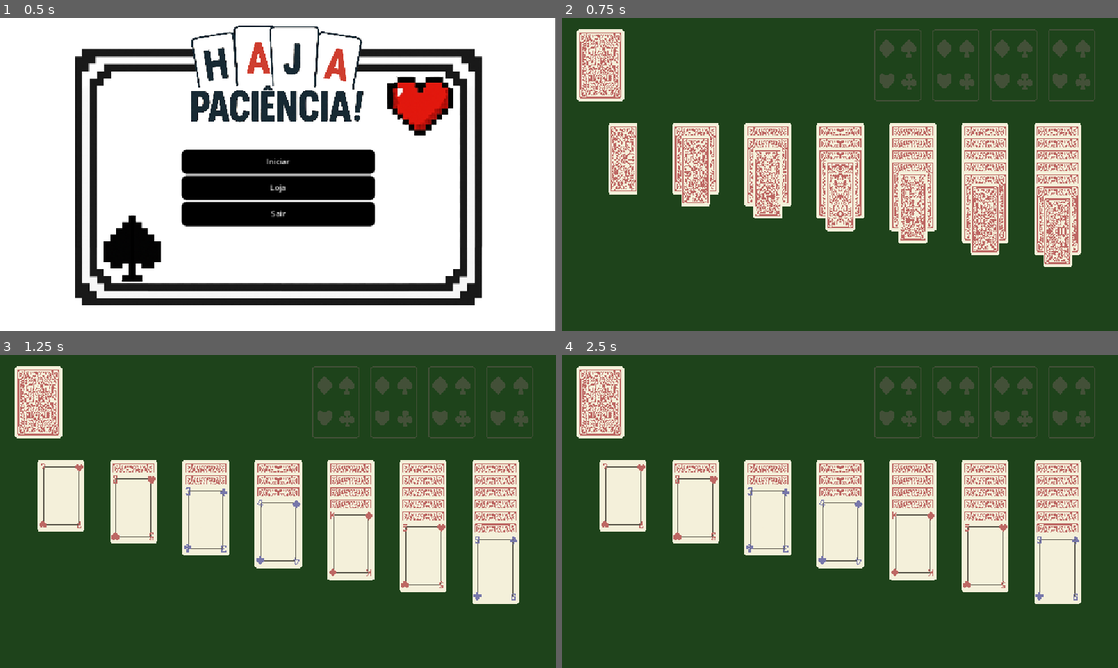
Above: before the commit, frames 1-4 (two rows, left to right).
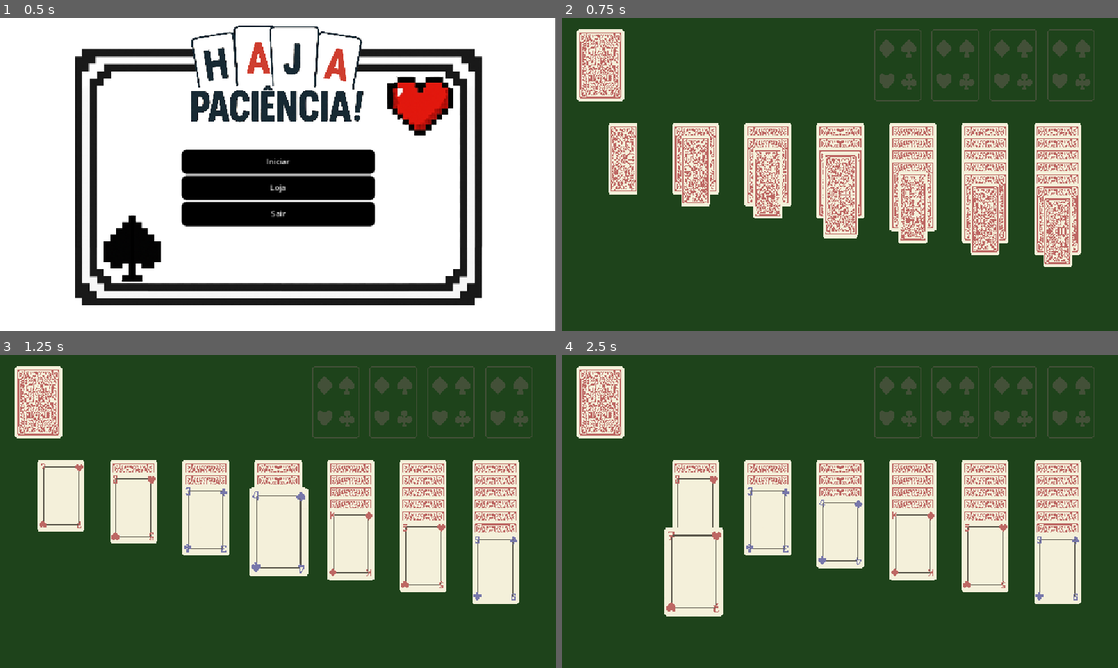
Above: after the commit, the same moments.

Repository: biarog/Paciencia-Maritacas
Game: Godot game, scene res://cenas/menu_inicial.tscn
Same seed, same stepped clock (60 frames per second), same inputs: the game is played once before the commit and once after it.
Inputs (mouse positions are in pixels of both pictures, inside the frame that each line leads up to):
- Up to frame 1 (0.5 s): no input
- Up to frame 2 (0.75 s): click "Iniciar" at 0.5 s
- Up to frame 3 (1.25 s): no input
- Up to frame 4 (2.5 s): tap Enter at 1.25 s; drag from (623, 561) to (695, 495) at 1.27 s; drag from (623, 495) to (695, 561) at 2.02 s

Frame 1 is identical in both runs. In frame 2, 1.4% of the frame differs, in the area x 47-96%, y 3-71%; in frame 3, 1.7%; in frame 4, 5.1%, in the area x 6-96%, y 3-84%.

Commit message:
Reorganização de arquivos e conserto de bugs

Diff:
--- a/cenas/mesa_paciencia.tscn
+++ b/cenas/mesa_paciencia.tscn
@@ -35,6 +35,7 @@
 layout_mode = 0
 offset_right = 1152.0
 offset_bottom = 649.0
+mouse_filter = 2
 color = Color(0.118293, 0.262249, 0.10521, 1)
 
 [node name="Camera2D" type="Camera2D" parent="."]
@@ -221,6 +222,7 @@
 offset_right = 0.255981
 offset_bottom = 0.279984
 pivot_offset = Vector2(237.5, 75)
+mouse_filter = 2
 script = ExtResource("4_c73j8")
 
 [node name="Casas Finais" type="HBoxContainer" parent="Controle Casas"]
@@ -232,10 +234,10 @@
 grow_vertical = 2
 pivot_offset = Vector2(237.5, 75)
 mouse_filter = 2
-theme_override_constants/separation = 120
-
-[node name="VBoxPriCasa" type="VBoxContainer" parent="Controle Casas/Casas Finais"]
-layout_mode = 2
+
+[node name="VBoxPriCasa" type="VBoxContainer" parent="Controle Casas/Casas Finais" groups=["Casas Jogo"]]
+layout_mode = 2
+size_flags_horizontal = 3
 theme_override_constants/separation = -150
 
 [node name="SpriteCasas" type="Sprite2D" parent="Controle Casas/Casas Finais/VBoxPriCasa"]
@@ -243,8 +245,9 @@
 position = Vector2(50, 75)
 texture = ExtResource("3_xq04u")
 
-[node name="VBoxSegCasa" type="VBoxContainer" parent="Controle Casas/Casas Finais"]
-layout_mode = 2
+[node name="VBoxSegCasa" type="VBoxContainer" parent="Controle Casas/Casas Finais" groups=["Casas Jogo"]]
+layout_mode = 2
+size_flags_horizontal = 3
 theme_override_constants/separation = -150
 
 [node name="SpriteCasas" type="Sprite2D" parent="Controle Casas/Casas Finais/VBoxSegCasa"]
@@ -252,8 +255,9 @@
 position = Vector2(50, 75)
 texture = ExtResource("3_xq04u")
 
-[node name="VBoxTerCasa" type="VBoxContainer" parent="Controle Casas/Casas Finais"]
-layout_mode = 2
+[node name="VBoxTerCasa" type="VBoxContainer" parent="Controle Casas/Casas Finais" groups=["Casas Jogo"]]
+layout_mode = 2
+size_flags_horizontal = 3
 theme_override_constants/separation = -150
 
 [node name="SpriteCasas" type="Sprite2D" parent="Controle Casas/Casas Finais/VBoxTerCasa"]
@@ -261,8 +265,9 @@
 position = Vector2(50, 75)
 texture = ExtResource("3_xq04u")
 
-[node name="VBoxQuaCasa" type="VBoxContainer" parent="Controle Casas/Casas Finais"]
-layout_mode = 2
+[node name="VBoxQuaCasa" type="VBoxContainer" parent="Controle Casas/Casas Finais" groups=["Casas Jogo"]]
+layout_mode = 2
+size_flags_horizontal = 3
 theme_override_constants/separation = -150
 
 [node name="SpriteCasas" type="Sprite2D" parent="Controle Casas/Casas Finais/VBoxQuaCasa"]
--- a/scripts/Paciencia/controle_casas.gd
+++ b/scripts/Paciencia/controle_casas.gd
@@ -3,9 +3,8 @@
 var movimento : Movimento_Jogo
 @onready var casas:Array[Node]
 @onready var controle_jogo := $"../Controle Jogo"
-@onready var controle_deck := $"../Controle Deck"
 
-func _ready() -> void:
+func inicia_casas() -> void:
 	casas = get_tree().get_nodes_in_group("Casas Jogo")
 	movimento.soltouCartaCasa.connect(_normalizar_zindex)
 	movimento.soltouCartaCasa.connect(_atualizar_conexoes)
--- a/scripts/Paciencia/controle_deck.gd
+++ b/scripts/Paciencia/controle_deck.gd
@@ -5,12 +5,11 @@
 @onready var deck := $Deck
 @onready var cartas_viradas := $"Cartas Viradas"
 @onready var controle_jogo := $"../Controle Jogo"
-@onready var controle_casas := $"../Controle Casas"
 
 var cartas_guardadas : Array[Carta]
 
 
-func _ready() -> void:
+func inicia_deck() -> void:
 	movimento.soltouCartaDeck.connect(_normalizar_zindex)
 	movimento.moveuCartaDeck.connect(_carta_removida_deck)
 
--- a/scripts/Paciencia/controle_paciencia.gd
+++ b/scripts/Paciencia/controle_paciencia.gd
@@ -1,15 +1,10 @@
 extends Control
 
 var movimento : Movimento_Jogo
-@onready var controle_deck := $"../Controle Deck"
-@onready var controle_casas := $"../Controle Casas"
 
-func _ready():
+func inicia_jogo():
 	await instancia_deck(Deck.cria_deck_desordenado(true))
-	movimento = Movimento_Jogo.novo_movimento_jogo($"../Camada Drag")
-	controle_deck.movimento = movimento
-	controle_casas.movimento = movimento
-	get_parent().add_child.call_deferred(movimento)
+
 	update_pos_containers()
 
 	# Connectando sinais
@@ -41,7 +36,9 @@
 
 # Funções relacionadas ao movimento de cartas
 func on_carta_mouse_entered(carta:Carta):
+	print("entrou")
 	if carta.get_parent() != $"../Camada Drag":
+		print("chamou")
 		movimento.mouse_entrou_carta(carta)
 
 func on_carta_mouse_exited(carta:Carta):
--- a/scripts/Paciencia/mesa_paciencia.gd
+++ b/scripts/Paciencia/mesa_paciencia.gd
@@ -1,4 +1,28 @@
 extends Control
+
+var movimento : Movimento_Jogo
+@onready var controle_deck := $"Controle Deck"
+@onready var controle_casas := $"Controle Casas"
+@onready var controle_jogo := $"Controle Jogo"
+
+var pilha_movimentos : Pilha
+
+func _ready() -> void:
+	# Criar o nó de movimento específico desse jogo
+	movimento = Movimento_Jogo.novo_movimento_jogo($"Camada Drag")
+	self.add_child(movimento)
+	controle_jogo.movimento = movimento
+	controle_deck.movimento = movimento
+	controle_casas.movimento = movimento
+	controle_jogo.inicia_jogo()
+	controle_casas.inicia_casas()
+	controle_deck.inicia_deck()
+
+	movimento.moveuCarta.connect(salvar_movimento)
+
+	pilha_movimentos = Pilha.new()
+
+
 
 func _input(event):
 	if event.is_action_pressed("ui_cancel"):
@@ -6,6 +30,9 @@
 			_unpause_game()
 		else:
 			_pause_game()
+
+
+# Funções relacionadas a pausar
 
 func _pause_game():
 	$MenuPausa.visible = true
@@ -22,7 +49,19 @@
 	_unpause_game()
 	get_tree().change_scene_to_file("res://cenas/menu_inicial.tscn")
 
-
 func _on_recomecar_pressed() -> void:
 	_unpause_game()
 	get_tree().change_scene_to_file("res://cenas/mesa_paciencia.tscn")
+
+
+# Funções relacionadas a pilha de movimentos
+
+func salvar_movimento(carta_movida:Carta, container_og:Control, container_alvo:Control) -> void:
+	var no_novo:No_Pilha = No_Pilha.new(carta_movida, container_og, container_alvo)
+	pilha_movimentos.push(no_novo)
+
+func voltar_movimento() -> void:
+	if pilha_movimentos.is_empty():
+		return
+
+	var movimento:No_Pilha = pilha_movimentos.pop()
--- a/scripts/movimento_jogo.gd
+++ b/scripts/movimento_jogo.gd
@@ -26,9 +26,11 @@
 signal soltouCartasColuna
 signal soltouCartaDeck
 signal soltouCartaCasa
+
 signal moveuCartasColuna
 signal moveuCartaDeck
 signal moveuCartaCasa
+signal moveuCarta(carta_movida:Carta, container_og:Control, container_novo:Control)
 
 static func novo_movimento_jogo(camada_drag_def:Control)-> Movimento_Jogo:
 	var novo_movimento = MOVIMENTO_SCENE.instantiate()
@@ -69,6 +71,7 @@
 	if cartas_carregadas.size() > 0:
 		return
 
+	print("Entrou")
 	# Se nenhuma carta esta destacada, destacar a nova
 	if carta_destacada == null:
 		destacar_carta(carta)
@@ -138,6 +141,9 @@
 	if container_alvo.is_in_group("Colunas Jogo"):
 		pos_alvo_cartas_carregadas[0] = calcula_posicao_alvo_de_carta(container_alvo)
 		posicao_modificada = "global_position"
+	elif container_alvo.is_in_group("Casas Jogo"):
+		pos_alvo_cartas_carregadas[0] = container_alvo.get_child(0).global_position
+		posicao_modificada = "global_position"
 
 	for i in range(cartas_carregadas.size()):
 		var carta = cartas_carregadas[i]
@@ -161,8 +167,9 @@
 
 		tweens_carregadas[i] = tween
 
-	if container_alvo != coluna_og:
+	if container_alvo != container_og:
 		emitir_sinais_moveu_carta(container_og)
+		moveuCarta.emit(cartas_carregadas[0], container_og, container_alvo)
 
 	cartas_carregadas.clear()
 	pos_alvo_cartas_carregadas.clear()
@@ -185,6 +192,8 @@
 	return Vector2(pos_x_coluna, pos_y_alvo)
 
 
+# Funções de sinais
+
 func emitir_sinais_soltou_carta(container_novo:Control):
 	var container_novo_coluna:bool = container_novo.is_in_group("Colunas Jogo")
 	var container_novo_casa:bool = container_novo.is_in_group("Casas Jogo")
